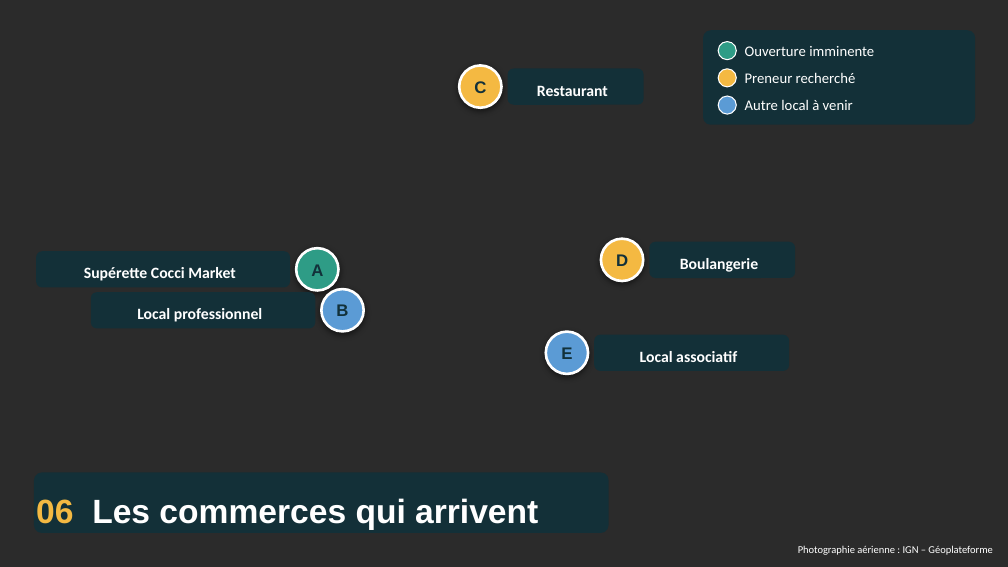
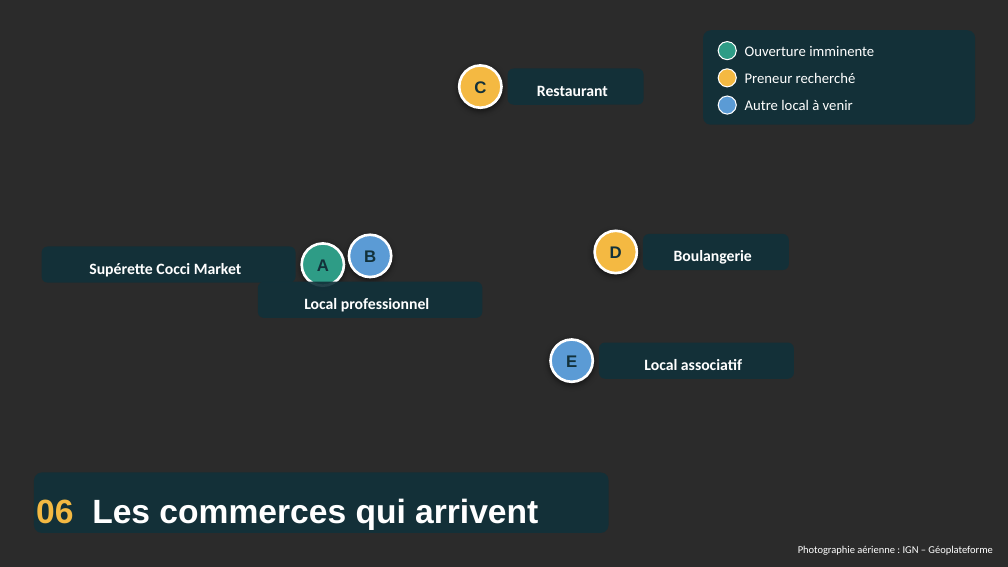
Before and after one commit to benjaminboussemart74-design/Operation_robespierre, a slide deck: slide 9 of reunion_ecoquartier_2026-10-05/Reunion_publique_Ecoquartier_vues_aeriennes.pptx. Drawn at 1008x567 pixels with LibreOffice and Linux fonts; fonts in the diff are those of the drawing; background and template pictures are left out; a plain dark background stands for a picture behind light text. Boxes give left, top, right and bottom in pixels: in the first picture for what was removed or moved away, otherwise in the second. Text is boxed around its words. In the diff, an @@ line names an element or a change of style, - is before the commit and + after.

```diff
--- a/reunion_ecoquartier_2026-10-05/Reunion_publique_Ecoquartier_vues_aeriennes.pptx
+++ b/reunion_ecoquartier_2026-10-05/Reunion_publique_Ecoquartier_vues_aeriennes.pptx
@@ text "B": place and size @@
-text "B" at (336,304,348,316)
+text "B" at (364,250,376,262)
@@ ellipse: place and size @@
-ellipse at (321,289,364,331)
+ellipse at (349,235,392,278)
@@ 1 text, 1 rounded rectangle, 1 ellipse: place and size @@
-1 text, 1 rounded rectangle, 1 ellipse at (601,239,796,281)
+1 text, 1 rounded rectangle, 1 ellipse at (595,231,789,273)
@@ 1 text, 1 rounded rectangle, 1 ellipse: place and size @@
-1 text, 1 rounded rectangle, 1 ellipse at (36,248,339,290)
+1 text, 1 rounded rectangle, 1 ellipse at (42,243,344,286)
@@ rounded rectangle "Local professionnel": place and size @@
-rounded rectangle "Local professionnel" at (91,292,315,328)
+rounded rectangle "Local professionnel" at (258,282,482,318)
@@ 1 text, 1 rounded rectangle, 1 ellipse: place and size @@
-1 text, 1 rounded rectangle, 1 ellipse at (546,332,789,374)
+1 text, 1 rounded rectangle, 1 ellipse at (551,340,794,382)
```
Also in this commit, not shown: 1 other slide changed.
